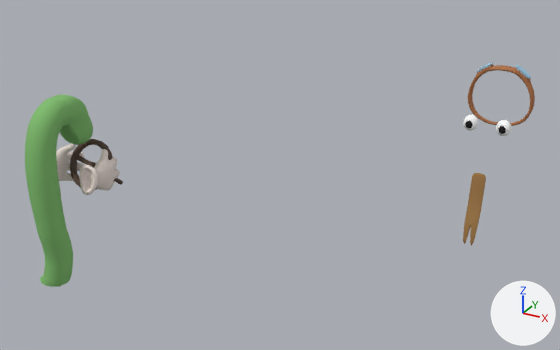
A saved change to the FBX model Assets/Models/Characters/Sitting/snake sitting.FBX.
Camera for both pictures: a 50 mm camera at (3.57, -11.61, 5.96) aimed at (-2.14, -1.22, 0.77). The axes (+X, +Y, +Z) are drawn at lower right. The lights are the same throughout. Where no turn or scale is listed for an object, it has been applied to the vertices.
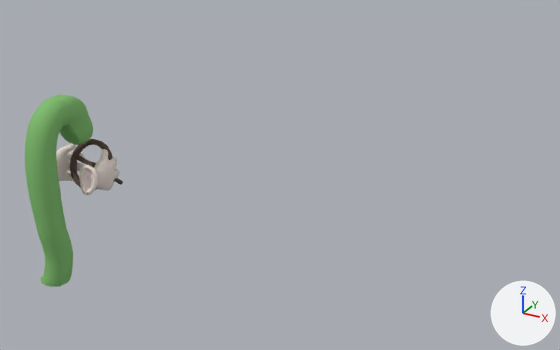
The newer file is also turned or shifted as a whole; pictures and numbers use the older file's frame.

Pixel boxes (x1, y1, x2, y2) of what changed, in the pictures (560 x 350 px):
'Cylinder004', deleted (brown)
    before: (463, 173, 486, 246)
'Box001', deleted (brown)
    before: (468, 63, 535, 126)
    faces in mat_material__75 (brown #b07247): (468, 64, 535, 126)
    faces in mat_material__76 (blue #9bc5dc): (477, 63, 531, 79)
'Sphere003', deleted
    before: (496, 120, 511, 136)
    faces in mat_material__53 (white #ffffff): (496, 120, 511, 136)
'Sphere004', deleted
    before: (463, 115, 478, 131)
    faces in mat_material__53 (white #ffffff): (463, 115, 478, 131)

What changed in the scene script:
```text
Change mat_material__75:
    mat_material__75.base_color: (0.435, 0.169, 0.0627) -> (0.839, 0.733, 0.686)  # brown #b07247 -> white #ecded8
Change me_mesh_004:
    where me_mesh_004.from_pydata(...)  # 2044 vertices, 4080 faces; spans x -0.77..0.79, y 0.25..1.31, z -0.17..0.65
    remove me_mesh_004.materials.append(mat_material__75_001)  # white #ecded8
    add me_mesh_004.materials.append(mat_material__75)  # white #ecded8
Remove ob_sphere003:
    ob_sphere003 = bpy.data.objects.new('Sphere003', me_mesh_007)
    ob_sphere003.location = (1.37, -1.05, 2.16)
Remove ob_cylinder004:
    ob_cylinder004 = bpy.data.objects.new('Cylinder004', me_mesh_005)
    ob_cylinder004.location = (1.06, -1.0, 0.56)
Remove ob_sphere004:
    ob_sphere004 = bpy.data.objects.new('Sphere004', me_mesh_008)
    ob_sphere004.location = (0.9, -1.05, 2.16)
Remove ob_box001:
    ob_box001 = bpy.data.objects.new('Box001', me_mesh_003)
    ob_box001.location = (1.14, -0.37, 2.93)
```
